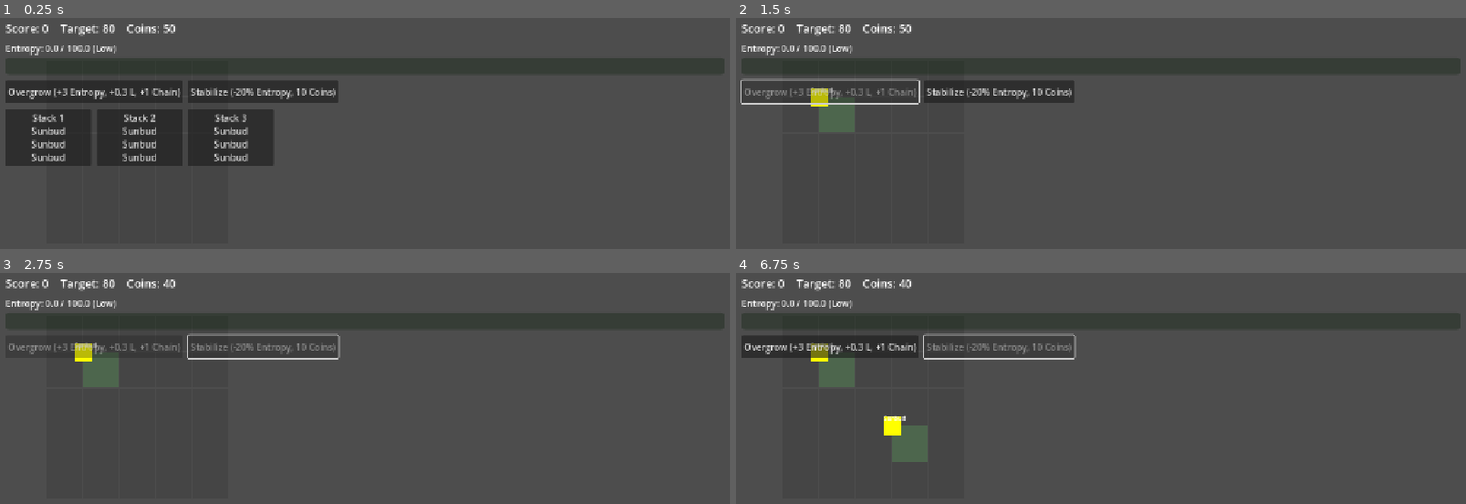
Above: before the commit, frames 1-4 (two rows, left to right).
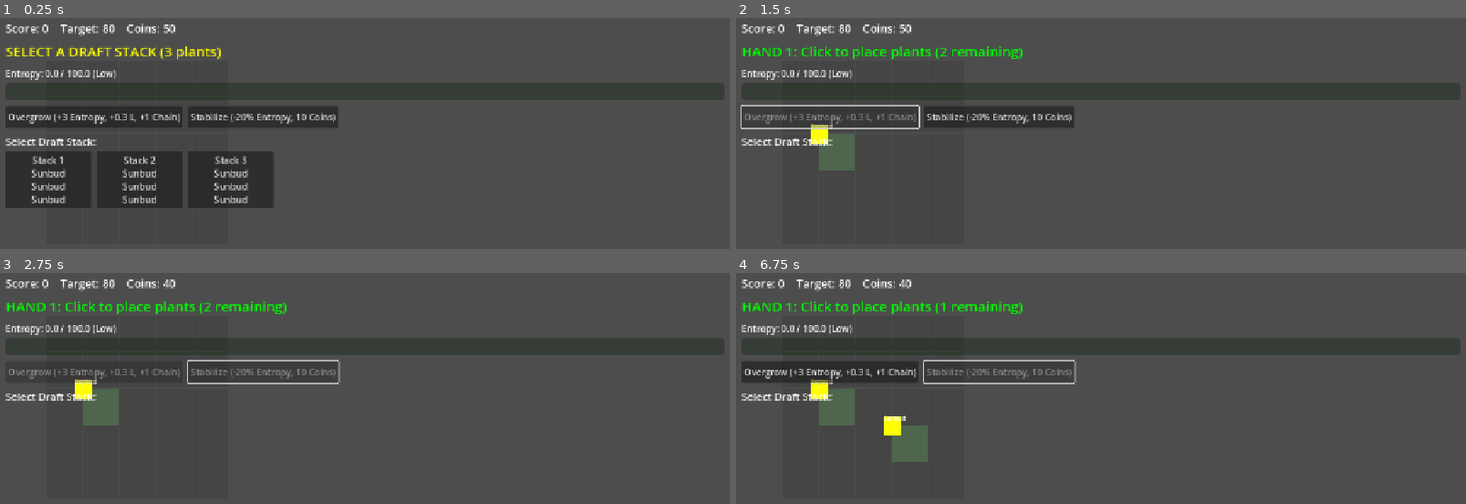
Above: after the commit, the same moments.

Repository: missgun03/garden-of-odds
Game: Godot game, scene res://scenes/Main.tscn
Same seed, same stepped clock (60 frames per second), same inputs: the game is played once before the commit and once after it.
Inputs (mouse positions are in pixels of both pictures, inside the frame that each line leads up to):
- Up to frame 1 (0.25 s): no input
- Up to frame 2 (1.5 s): click "Stack 1 Sunbud Sunbud Sunbud" at 0.5 s; click "Overgrow (+3 Entropy, +0.3 L,…" at 1.25 s
- Up to frame 3 (2.75 s): click "Stabilize (-20% Entropy, 10 C…" at 2 s
- Up to frame 4 (6.75 s): tap Enter every 0.75 s from 2.75 to 6.5 s; move the mouse to (1261, 453) at 2.77 s; click (1261, 453) at 2.92 s; move the mouse to (955, 494) at 3.52 s; click (955, 494) at 3.67 s; move the mouse to (1174, 383) at 4.27 s; click (1174, 383) at 4.42 s; move the mouse to (outside the picture) at 5.02 s; click (outside the picture) at 5.17 s; move the mouse to (outside the picture) at 5.77 s; click (outside the picture) at 5.92 s; move the mouse to (882, 413) at 6.52 s; click (882, 413) at 6.67 s

The runs differ from the first frame. In frame 1, 14% of the frame differs, in the area x 0-47%, y 11-83%; in frame 2, 6.9%; in frame 3, 5.0%; in frame 4, 6.9%.

Commit message:
feat: Add status display and improve UI feedback
- HUD: เพิ่ม status label แสดงสถานะเกมแบบ real-time
- HUD: เพิ่ม 'Select Draft Stack:' label เพื่อบอกผู้เล่น
- Main: อัพเดทสถานะตาม season state (DRAFT/PLACING/BLOOM/GATE)
- Main: แสดงจำนวนพืชที่เหลือต้องวาง
- เพิ่ม debug prints ทุกขั้นตอนเพื่อ track flow

การเล่น:
1. กด F5 → จะเห็น 'SELECT A DRAFT STACK' (สีเหลือง)
2. คลิก Stack 1/2/3 → จะเห็น 'HAND 1: Click to place plants'
3. คลิกบนกระดาน 3 ครั้ง → Mini-Bloom
4. คลิกบนกระดาน 3 ครั้ง → Full Bloom → Gate Check

Diff:
--- a/scripts/HUD.gd
+++ b/scripts/HUD.gd
@@ -22,6 +22,7 @@
 var coins_label: Label
 var entropy_bar: ProgressBar
 var entropy_label: Label
+var status_label: Label  # แสดงสถานะเกม
 
 var overgrow_button: Button
 var stabilize_button: Button
@@ -71,6 +72,13 @@
 	coins_label.add_theme_font_size_override("font_size", 20)
 	top_panel.add_child(coins_label)
 
+	# === Status Label ===
+	status_label = Label.new()
+	status_label.text = "Waiting..."
+	status_label.add_theme_font_size_override("font_size", 24)
+	status_label.add_theme_color_override("font_color", Color.YELLOW)
+	vbox.add_child(status_label)
+
 	# === Entropy Bar ===
 	var entropy_panel = VBoxContainer.new()
 	entropy_panel.add_theme_constant_override("separation", 5)
@@ -107,10 +115,18 @@
 	levers_panel.add_child(stabilize_button)
 
 	# === Draft Stack Container ===
+	var draft_section = VBoxContainer.new()
+	vbox.add_child(draft_section)
+
+	var draft_label = Label.new()
+	draft_label.text = "Select Draft Stack:"
+	draft_label.add_theme_font_size_override("font_size", 18)
+	draft_section.add_child(draft_label)
+
 	draft_container = HBoxContainer.new()
 	draft_container.add_theme_constant_override("separation", 10)
 	draft_container.visible = false
-	vbox.add_child(draft_container)
+	draft_section.add_child(draft_container)
 
 	# Spacer
 	var spacer = Control.new()
@@ -148,6 +164,8 @@
 
 ## แสดง draft stacks
 func show_draft_stacks(stacks: Array) -> void:
+	print("HUD: show_draft_stacks called with %d stacks" % stacks.size())
+
 	# ล้าง draft buttons เก่า
 	for btn in draft_buttons:
 		btn.queue_free()
@@ -162,8 +180,10 @@
 		btn.pressed.connect(_on_draft_stack_selected.bind(i))
 		draft_container.add_child(btn)
 		draft_buttons.append(btn)
+		print("HUD: Created button %d" % i)
 
 	draft_container.visible = true
+	print("HUD: Draft container is now visible")
 
 func _format_stack(stack: Array) -> String:
 	var names = []
@@ -174,6 +194,13 @@
 ## ซ่อน draft stacks
 func hide_draft_stacks() -> void:
 	draft_container.visible = false
+
+## อัพเดทสถานะเกม
+func update_status(message: String, color: Color = Color.WHITE) -> void:
+	if status_label:
+		status_label.text = message
+		status_label.add_theme_color_override("font_color", color)
+		print("HUD: Status updated - %s" % message)
 
 ## Overgrow pressed
 func _on_overgrow_pressed() -> void:
--- a/scripts/Main.gd
+++ b/scripts/Main.gd
@@ -113,13 +113,26 @@
 ## === Signal Handlers ===
 
 func _on_season_state_changed(new_state: SeasonManager.SeasonState) -> void:
-	print("Main: Season state -> %s" % SeasonManager.SeasonState.keys()[new_state])
+	var state_name = SeasonManager.SeasonState.keys()[new_state]
+	print("Main: Season state -> %s" % state_name)
 
 	match new_state:
-		SeasonManager.SeasonState.HAND_1_DRAFTING:
-			_start_drafting(1)
-		SeasonManager.SeasonState.HAND_2_DRAFTING:
-			_start_drafting(2)
+		SeasonManager.SeasonState.DRAFT_STACK:
+			hud.update_status("SELECT A DRAFT STACK (3 plants)", Color.YELLOW)
+		SeasonManager.SeasonState.HAND_1_DRAFTING, SeasonManager.SeasonState.HAND_2_DRAFTING:
+			_start_drafting(new_state)
+		SeasonManager.SeasonState.HAND_1_PLACING:
+			hud.update_status("HAND 1: Click to place plants (3 remaining)", Color.GREEN)
+		SeasonManager.SeasonState.HAND_2_PLACING:
+			hud.update_status("HAND 2: Click to place plants (3 remaining)", Color.GREEN)
+		SeasonManager.SeasonState.MINI_BLOOM:
+			hud.update_status("MINI BLOOM...", Color.CYAN)
+		SeasonManager.SeasonState.FULL_BLOOM:
+			hud.update_status("FULL BLOOM...", Color.ORANGE)
+		SeasonManager.SeasonState.GATE_CHECK:
+			hud.update_status("GATE CHECK...", Color.MAGENTA)
+		SeasonManager.SeasonState.SEASON_END:
+			hud.update_status("SEASON END", Color.RED)
 
 func _on_season_completed(passed: bool, score: int) -> void:
 	print("\n=== Season %d Completed ===" % current_season)
@@ -137,6 +150,7 @@
 		print("=== GAME OVER ===")
 
 func _on_draft_stack_ready(stacks: Array) -> void:
+	print("Main: Received draft_stack_ready with %d stacks" % stacks.size())
 	hud.show_draft_stacks(stacks)
 
 func _on_draft_stack_selected(stack_index: int) -> void:
@@ -152,6 +166,12 @@
 	print("Main: Plant placed at %s" % pos)
 	season_manager.place_plant_in_hand()
 
+	# อัพเดทจำนวนพืชที่เหลือ
+	var remaining = season_manager.plants_per_hand - season_manager.plants_placed_this_hand
+	if remaining > 0:
+		var hand_text = "HAND %d" % season_manager.current_hand
+		hud.update_status("%s: Click to place plants (%d remaining)" % [hand_text, remaining], Color.GREEN)
+
 	# รีเซ็ต overgrow สำหรับการวางครั้งถัดไป
 	hud.reset_overgrow()
 
@@ -160,8 +180,10 @@
 
 ## === Drafting ===
 
-func _start_drafting(hand_number: int) -> void:
+func _start_drafting(state: SeasonManager.SeasonState) -> void:
+	var hand_number = 1 if state == SeasonManager.SeasonState.HAND_1_DRAFTING else 2
 	print("Main: Drafting for hand %d" % hand_number)
+	hud.update_status("DRAFTING: Select plants (TODO)", Color.CYAN)
 	# TODO: แสดง UI สำหรับดราฟท์พืช (3->1)
 	# ตอนนี้ให้เริ่ม placing ทันที
 	season_manager.start_hand(hand_number)
--- a/scripts/SeasonManager.gd
+++ b/scripts/SeasonManager.gd
@@ -83,7 +83,9 @@
 			})
 		available_stacks.append(stack)
 
+	print("SeasonManager: Generated %d draft stacks" % available_stacks.size())
 	emit_signal("draft_stack_ready", available_stacks)
+	print("SeasonManager: Emitted draft_stack_ready signal")
 
 ## เลือก draft stack
 func select_draft_stack(stack_index: int) -> void:
